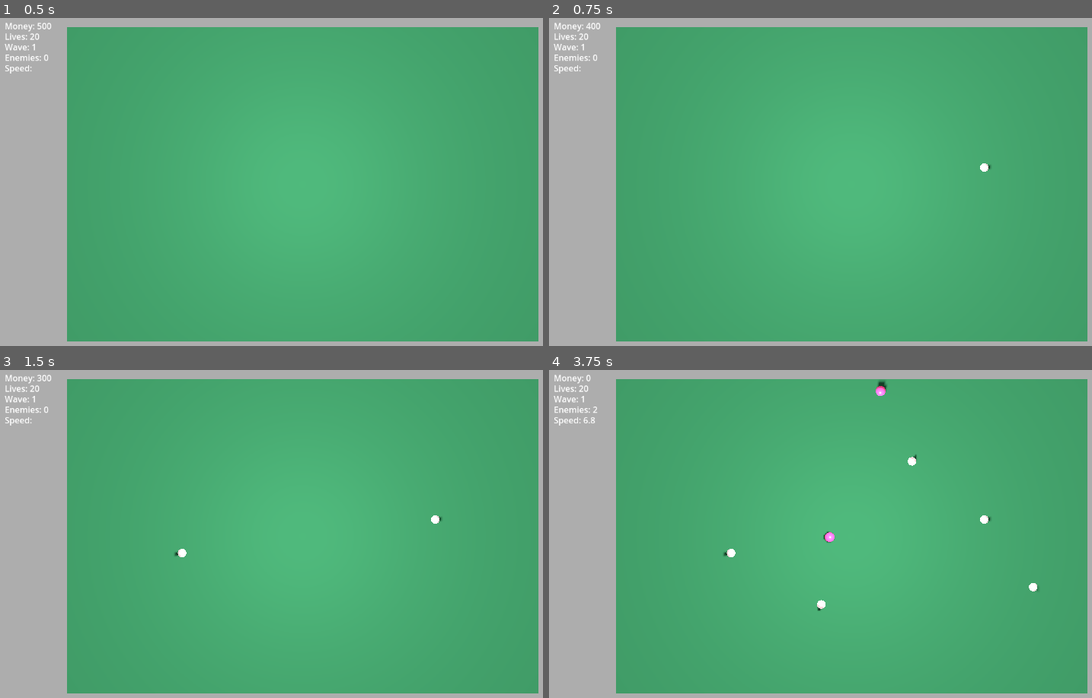
Above: before the commit, frames 1-4 (two rows, left to right).
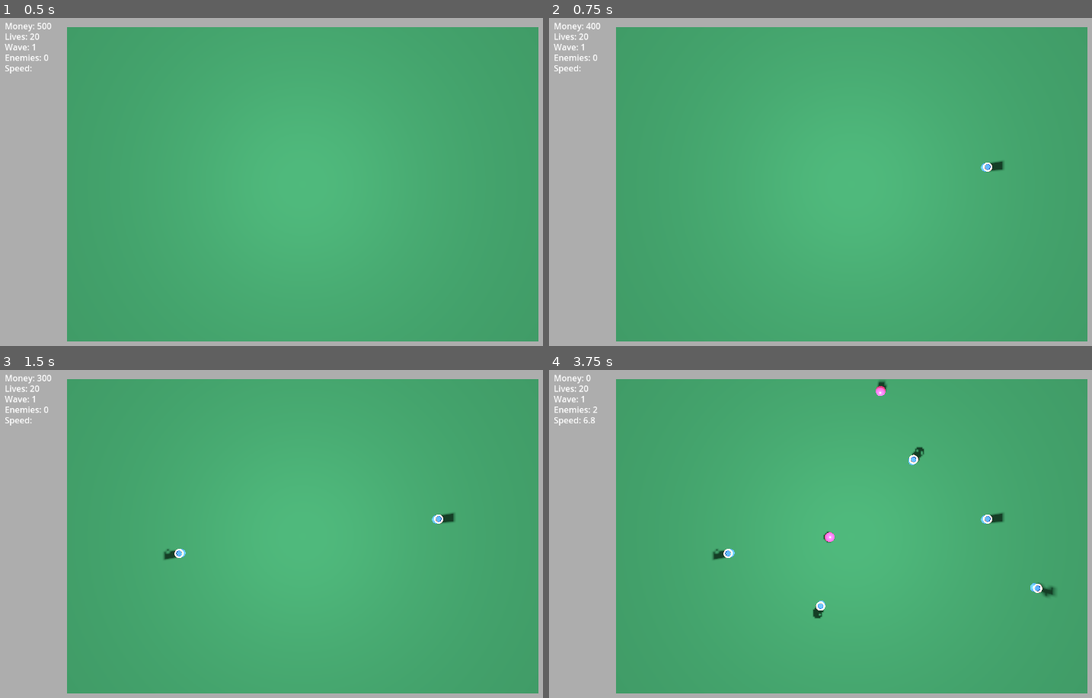
Above: after the commit, the same moments.

Repository: HaukeBartsch/TowerDefense42
Game: Godot game, scene res://node_3d.tscn
Same seed, same stepped clock (60 frames per second), same inputs: the game is played once before the commit and once after it.
Inputs (mouse positions are in pixels of both pictures, inside the frame that each line leads up to):
- Up to frame 1 (0.5 s): no input
- Up to frame 2 (0.75 s): tap Enter at 0.5 s; move the mouse to (983, 165) at 0.52 s; press the mouse at (983, 165) at 0.53 s
- Up to frame 3 (1.5 s): tap Space at 1.25 s; move the mouse to (179, 553) at 1.27 s; release the mouse at (179, 553) at 1.28 s; click (179, 553) at 1.35 s
- Up to frame 4 (3.75 s): tap Enter at 2 s; move the mouse to (912, 461) at 2.02 s; press the mouse at (912, 461) at 2.03 s; tap Space at 2.75 s; move the mouse to (820, 606) at 2.77 s; release the mouse at (820, 606) at 2.78 s; click (820, 606) at 2.85 s; move the mouse to (1032, 586) at 3.52 s; press the mouse at (1032, 586) at 3.53 s

Frame 1 is identical in both runs. In frame 2, 0.1% of the frame differs, in the area x 79-84%, y 43-47%; in frame 3, 0.2%; in frame 4, 0.5%, in the area x 30-94%, y 23-76%.

Commit message:
add a nicer placeholder for the tower

Diff:
--- a/enemy.gd
+++ b/enemy.gd
@@ -56,10 +56,6 @@
 	if not game_manager or game_manager.game_state != "playing":
 		return
 
-	# Straight-line billiard motion + reflection
-	# global_position += velocity * speed * delta
-	#rigid_body.scale = Vector3(20,20,20)
-
 	var borderWidth = 15
 	var min_bound = game_manager.ARENA_MIN + Vector3(borderWidth, borderWidth, borderWidth)
 	var max_bound = game_manager.ARENA_MAX - Vector3(borderWidth, borderWidth, borderWidth)
@@ -67,38 +63,17 @@
 	if global_position.x < min_bound.x:
 		global_position.x = min_bound.x
 		velocity.x = -velocity.x
-		#self.velocity.x = -self.velocity.x
 	elif global_position.x > max_bound.x:
 		global_position.x = max_bound.x
 		velocity.x = -velocity.x
-		#self.velocity.x = -self.velocity.x
 
 	if global_position.z < min_bound.z:
 		global_position.z = min_bound.z
 		velocity.z = -velocity.z
-		#self.velocity.z = -self.velocity.z
 	elif global_position.z > max_bound.z:
 		global_position.z = max_bound.z
 		velocity.z = -velocity.z
-		#self.velocity.z = -self.velocity.z
 
-	#if velocity.length() < self.speed:
-	#	var constant_force = velocity.normalized() * self.mass
-	#	velocity += (constant_force / self.mass)
-
-	#if self.linear_velocity.length() < velocity.length():
-	#	self.add_constant_force(velocity * delta * self.mass)
-	#else:
-		# clear the constant force again
-	#	self.add_constant_force(Vector3(0,0,0))
-
-	# the self.velocity is the heading direction, update that based on the new position
-	#var pos_before = global_position
-	#var keep_y = global_position.y
-	#global_position += self.velocity * speed * delta
-	#global_position.y = 0.0 # keep_y
-
-	# move_and_slide()
 	var motion = velocity * delta
 	# handle multiple collisions in one frame
 	for i in 5:
@@ -107,12 +82,6 @@
 			# Reflect velocity and update motion
 			motion = collision.get_remainder().bounce(collision.get_normal())
 			velocity = velocity.bounce(collision.get_normal())
-
-	#var pos_after = global_position
-	#var heading_direction = (pos_after - pos_before)
-	#if heading_direction.length() > 0:
-	#	self.velocity = heading_direction.normalized()
-
 
 
 func _create_health_bar() -> Control:
--- /dev/null
+++ b/main_menu.tscn
@@ -0,0 +1,15 @@
+[gd_scene format=3 uid="uid://men001"]
+
+[node name="Node2D" type="Node2D"]
+
+[node name="TitleLabel" type="Label"]
+text = "Tower Defense 42"
+position = Vector2(400, 100)
+anchor_right = 1.0
+anchor_bottom = 1.0
+
+[node name="PlayButton" type="Button"]
+text = "Play Game"
+position = Vector2(400, 200)
+anchor_right = 1.0
+anchor_bottom = 1.0
--- a/tower.gd
+++ b/tower.gd
@@ -15,22 +15,30 @@
 
 func _ready():
 	# Create tower visual (cylinder)
-	var mesh_instance = MeshInstance3D.new()
-	var cylinder_mesh = CylinderMesh.new()
-	cylinder_mesh.top_radius = 3
-	cylinder_mesh.bottom_radius = 10.0
-	cylinder_mesh.height = 20.0
-	cylinder_mesh.radial_segments = 16
-	mesh_instance.mesh = cylinder_mesh
 
-	var mat = preload("res://materials/tower.tres")
-	mesh_instance.material_override = mat
-	add_child(mesh_instance)
+
+	var tower01_scene = preload("res://Tower01.glb")
+	var model_instance = tower01_scene.instantiate()
+	var mesh_node1 = model_instance.get_node("Cylinder") as MeshInstance3D
+	var mesh_data = mesh_node1.mesh
+	#var mesh_instance = MeshInstance3D.new()
+	#var cylinder_mesh = CylinderMesh.new()
+	#cylinder_mesh.top_radius = 3
+	#cylinder_mesh.bottom_radius = 10.0
+	#cylinder_mesh.height = 20.0
+	#cylinder_mesh.radial_segments = 16
+	#mesh_instance.mesh = cylinder_mesh
+
+	#var mat = preload("res://materials/tower.tres")
+	#mesh_instance.material_override = mat
+	#add_child(mesh_instance)
+	add_child(model_instance)
 	self.name = "Tower"
 
 	# add a collision shape
 	rigid_body = CollisionShape3D.new() # RigidBody3D.new()
-	rigid_body.shape = cylinder_mesh.create_convex_shape(true, true)
+	#rigid_body.shape = cylinder_mesh.create_convex_shape(true, true)
+	rigid_body.shape = mesh_data.create_convex_shape(true, true)
 	#rigid_body.gravity_scale = 0.0
 	add_child(rigid_body)
 
--- a/tower.tscn
+++ b/tower.tscn
@@ -1,6 +1,9 @@
-[gd_scene load_steps=2 format=3 uid="uid://tower001"]
+[gd_scene load_steps=3 format=3 uid="uid://tower001"]
 
 [ext_resource type="Script" uid="uid://ypsx30u3caw4" path="res://tower.gd" id="1_k1sas"]
+[ext_resource type="PackedScene" uid="uid://10sq7b325xgw" path="res://Tower01.glb" id="2_vedim"]
 
 [node name="Tower" type="StaticBody3D"]
 script = ExtResource("1_k1sas")
+
+[node name="Tower01" parent="." instance=ExtResource("2_vedim")]
Binary file added: Tower01.glb
Not shown, added: Tower01.glb.import
